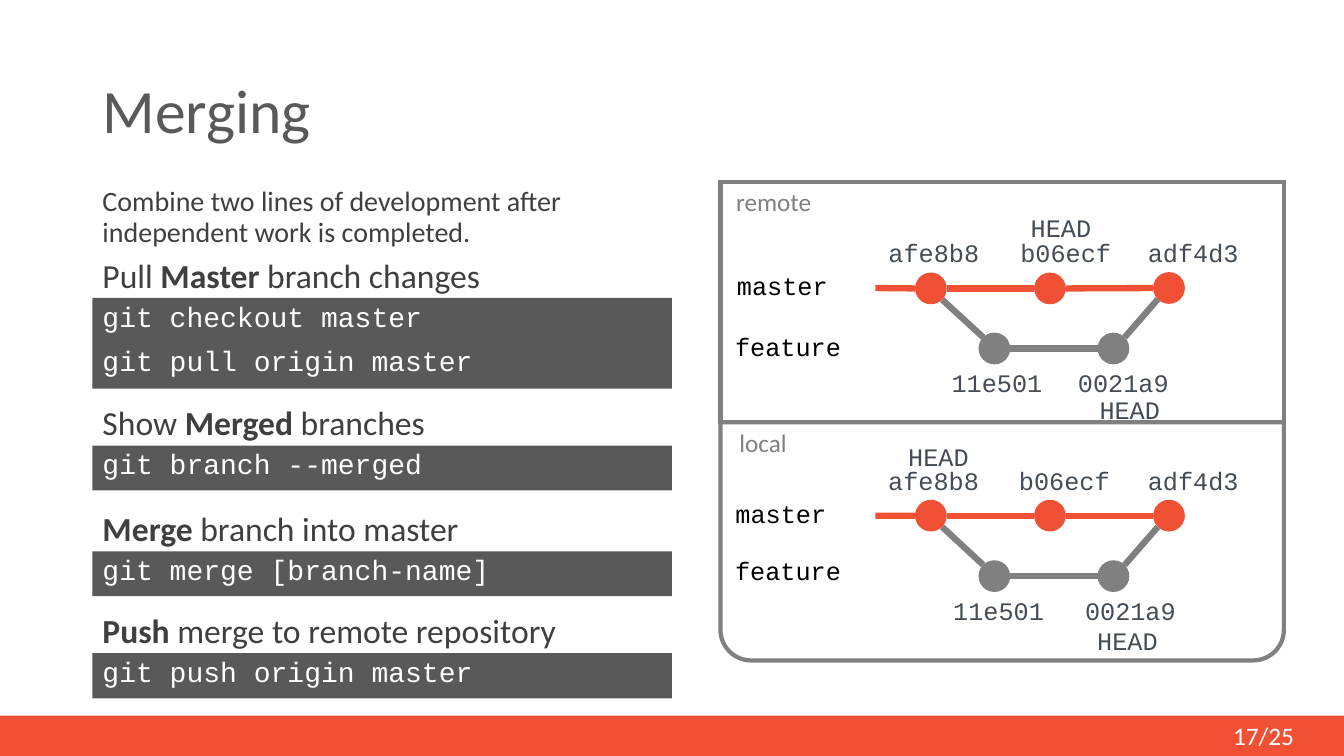
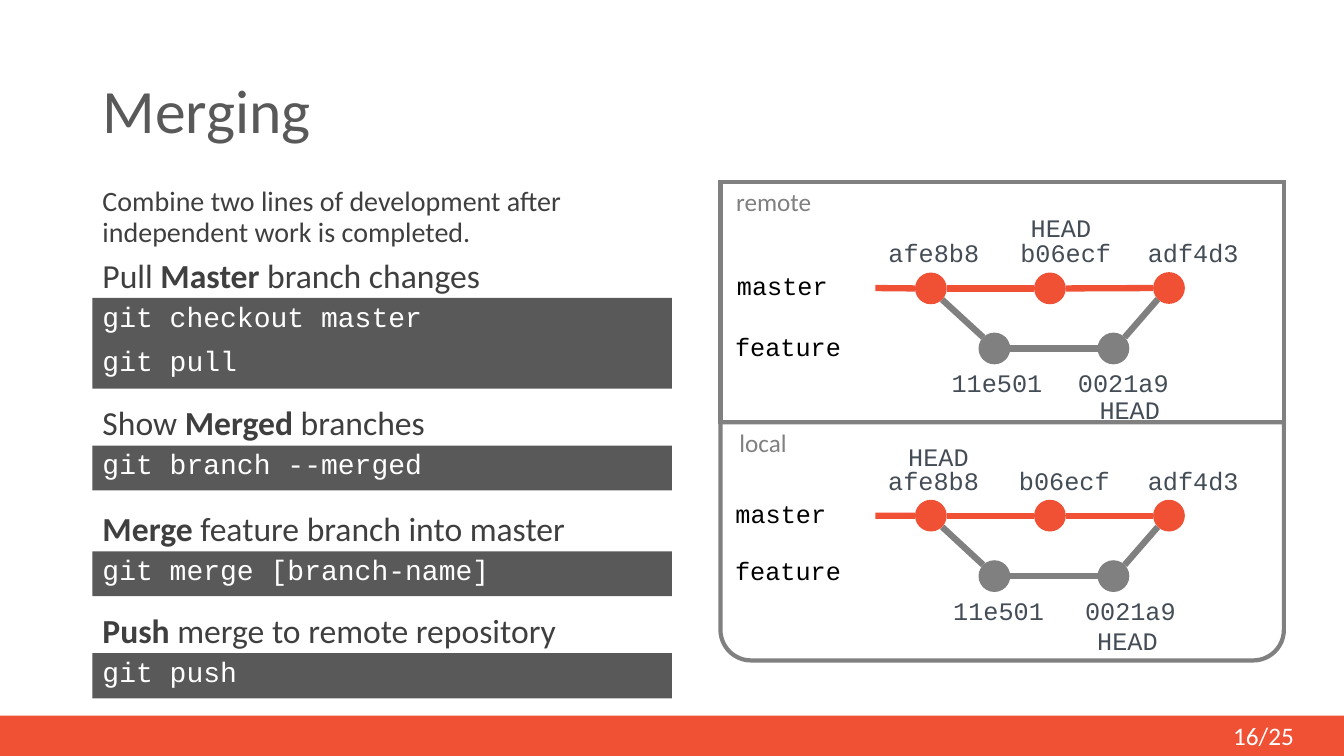
Before and after one commit to mi-erasmusmc/GitTutorial, a slide deck: slide 16 of Documentation/git-pp-presentation.pptx (slide 17 before the commit). Drawn at 1344x756 pixels with LibreOffice and Linux fonts; fonts in the diff are those of the drawing. Boxes give left, top, right and bottom in pixels: in the first picture for what was removed or moved away, otherwise in the second. Text is boxed around its words. In the diff, an @@ line names an element or a change of style, - is before the commit and + after.

```diff
--- a/Documentation/git-pp-presentation.pptx
+++ b/Documentation/git-pp-presentation.pptx
@@ text in rectangle at <box>102,351,237,377</box>: text changed @@
-git pull origin master
+git pull
@@ text at <box>102,517,565,547</box>: text changed @@
-Merge branch into master
+Merge feature branch into master
@@ text in rectangle at <box>102,662,237,688</box>: text changed @@
-git push origin master
+git push
@@ page number at <box>1233,727,1294,746</box>: text changed @@
-17/25
+16/25
```
Also in this commit, not shown: 5 other slides changed, 1 other file.
